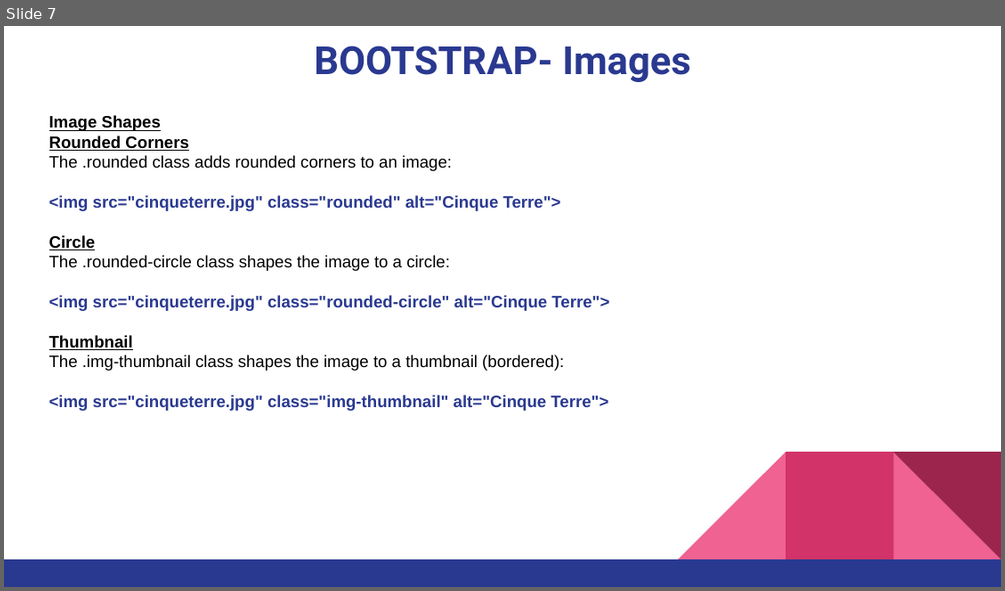
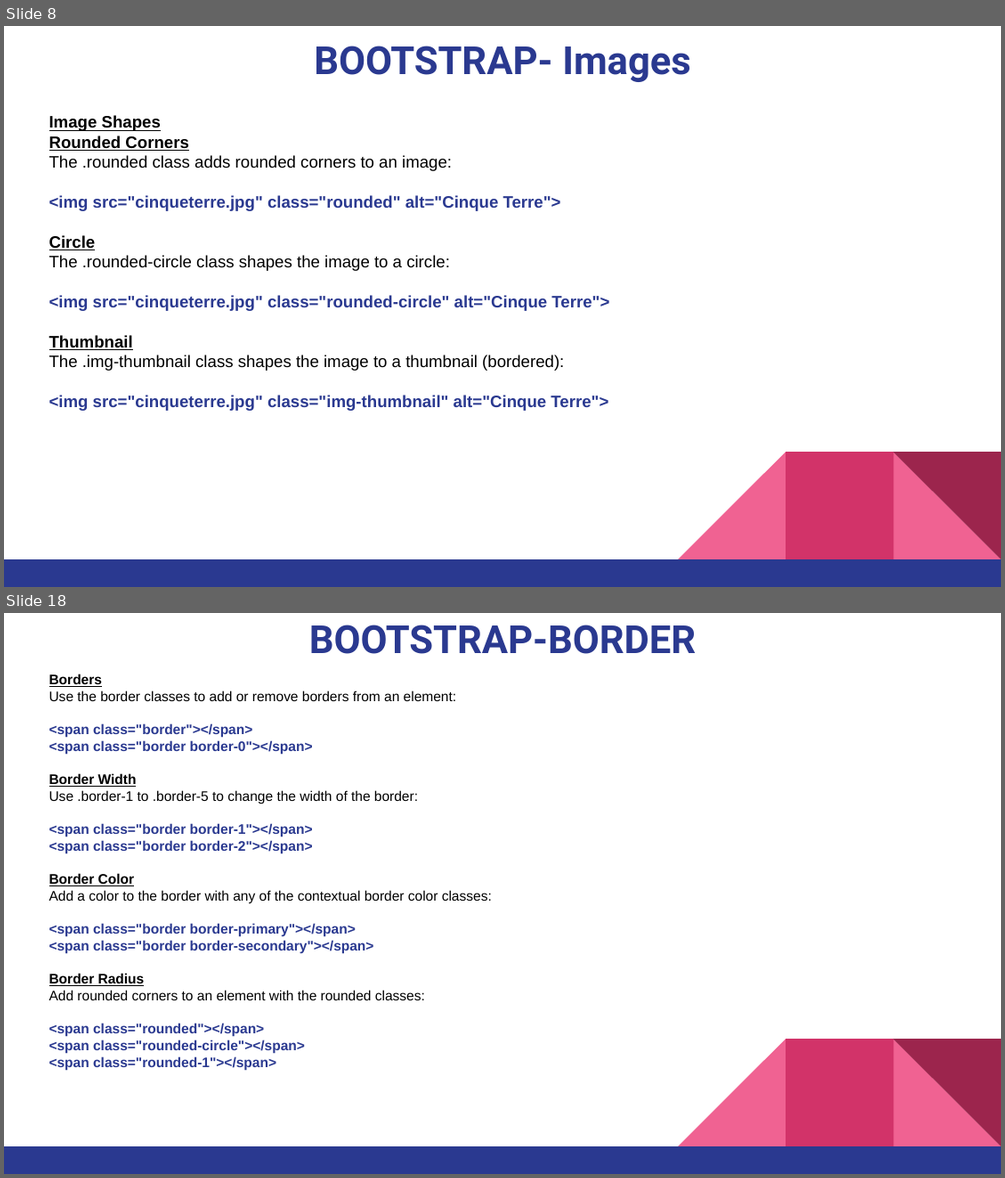
Before and after one commit to pnytrainingrepo/Webdevelopment, a slide deck: Bootstrap.pptx. Shown one above the other, each under a label of ours: slide 7 before the commit, slides 8 and 18 after it; the slides between them are not shown. The pictures are 1005x591 and 1005x1178 pixels, drawn with LibreOffice and Linux fonts; fonts in the diff are those of the drawing. Boxes give left, top, right and bottom in pixels: in the first picture for what was removed or moved away, otherwise in the second. Text is boxed around its words. In the diff, an @@ line names an element or a change of style, - is before the commit and + after.

```diff
--- a/Bootstrap.pptx
+++ b/Bootstrap.pptx
@@ slide 18 added at box(4, 613, 1001, 1174), background #FFFFFF; not listed: 5 template elements that a slide beside it also shows @@
@@ title added at box(309, 625, 696, 654), 28 pt, text #2A3990, bold @@
+BOOTSTRAP-BORDER
@@ text added at box(49, 674, 492, 1070), 10 pt, text #2A3990, bold @@
+Borders
+Use the border classes to add or remove borders from an element:
+<span class="border"></span>
+<span class="border border-0"></span>
+Border Width
+Use .border-1 to .border-5 to change the width of the border:
+<span class="border border-1"></span>
+<span class="border border-2"></span>
+Border Color
+Add a color to the border with any of the contextual border color classes:
+<span class="border border-primary"></span>
+<span class="border border-secondary"></span>
+Border Radius
+Add rounded corners to an element with the rounded classes:
+<span class="rounded"></span>
+<span class="rounded-circle"></span>
+<span class="rounded-1"></span>
@@ what was slide 7 is now slide 8 @@
```
Also in this commit, not shown: 1 slide changed, 10 other slides added, 1 slide removed, 25 other files.
